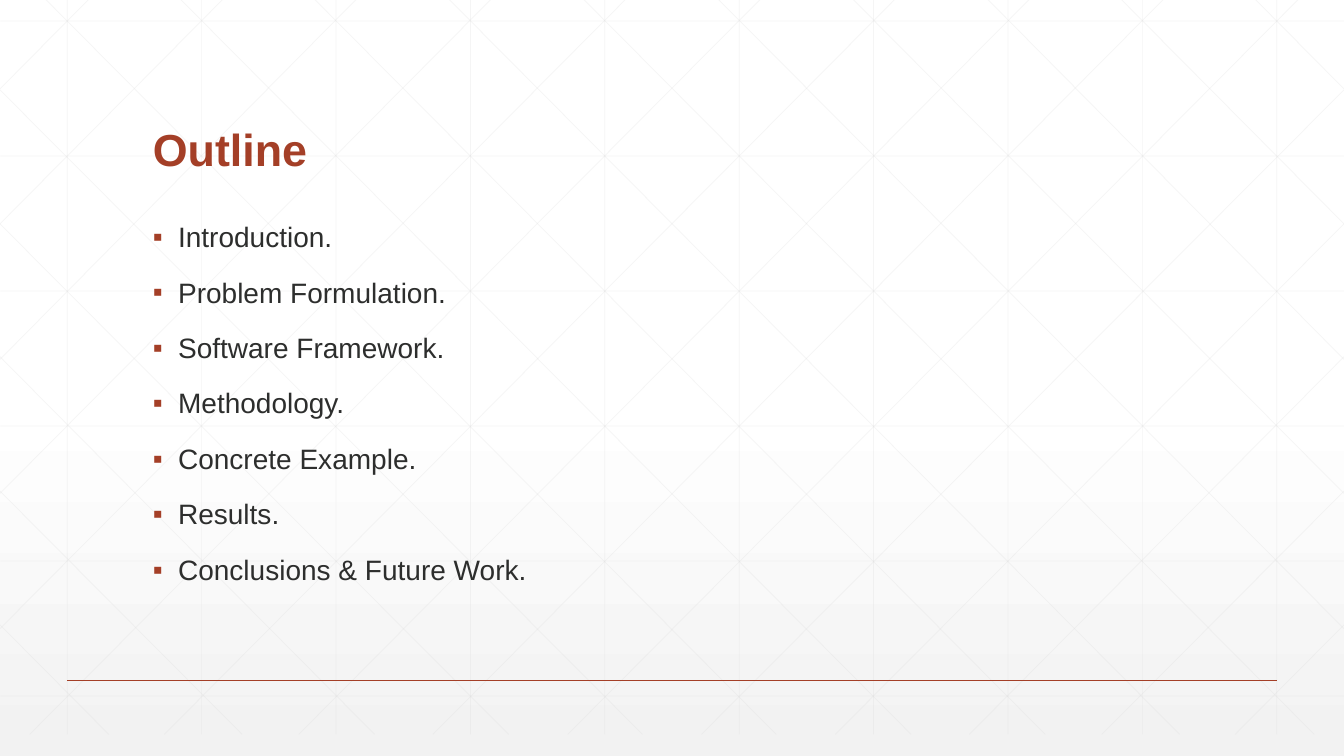
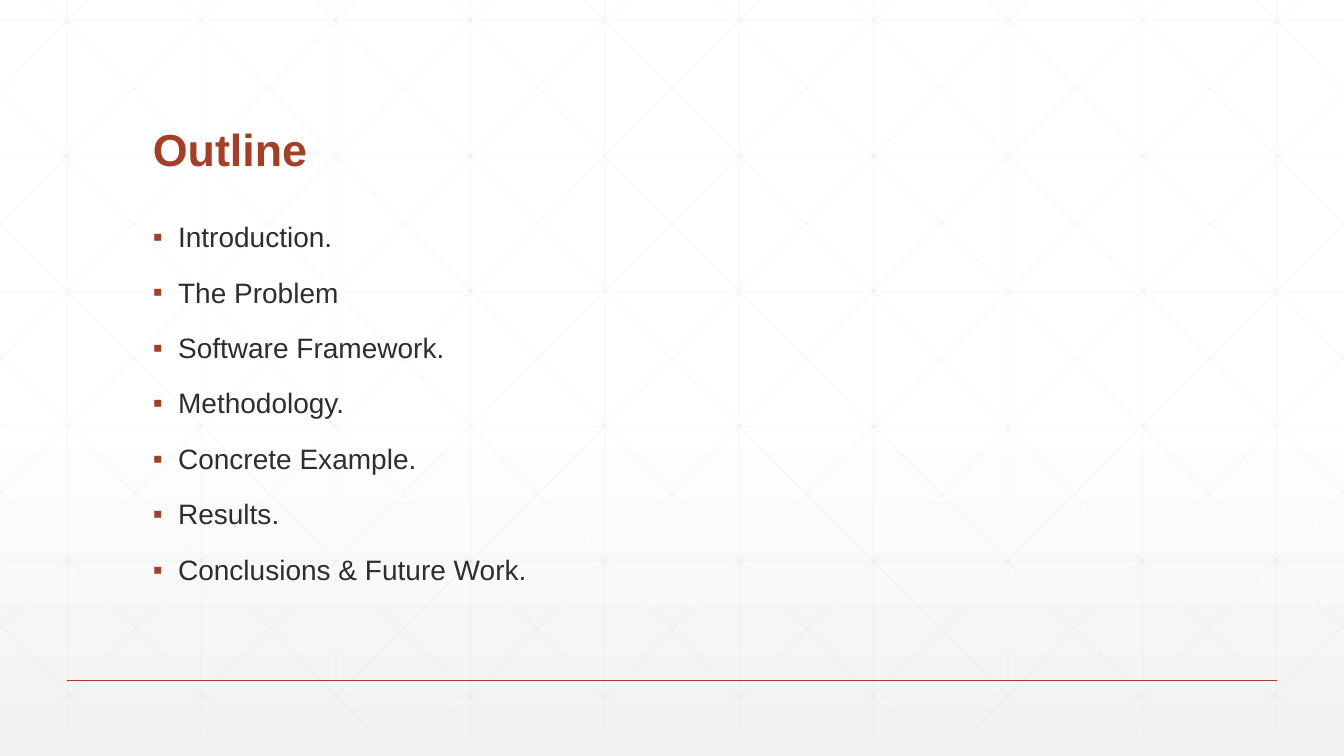
Before and after one commit to Demostroyer/interview-project, a slide deck: slide 2 of presentation/New Thesis Presentation.pptx. Drawn at 1344x756 pixels with LibreOffice and Linux fonts; fonts in the diff are those of the drawing. Boxes give left, top, right and bottom in pixels: in the first picture for what was removed or moved away, otherwise in the second. Text is boxed around its words. In the diff, an @@ line names an element or a change of style, - is before the commit and + after.

```diff
--- a/presentation/New Thesis Presentation.pptx
+++ b/presentation/New Thesis Presentation.pptx
@@ text at box(178, 282, 338, 304): text changed @@
-▪ Problem Formulation.
+▪ The Problem
```
Also in this commit, not shown: 1 other slide changed.
